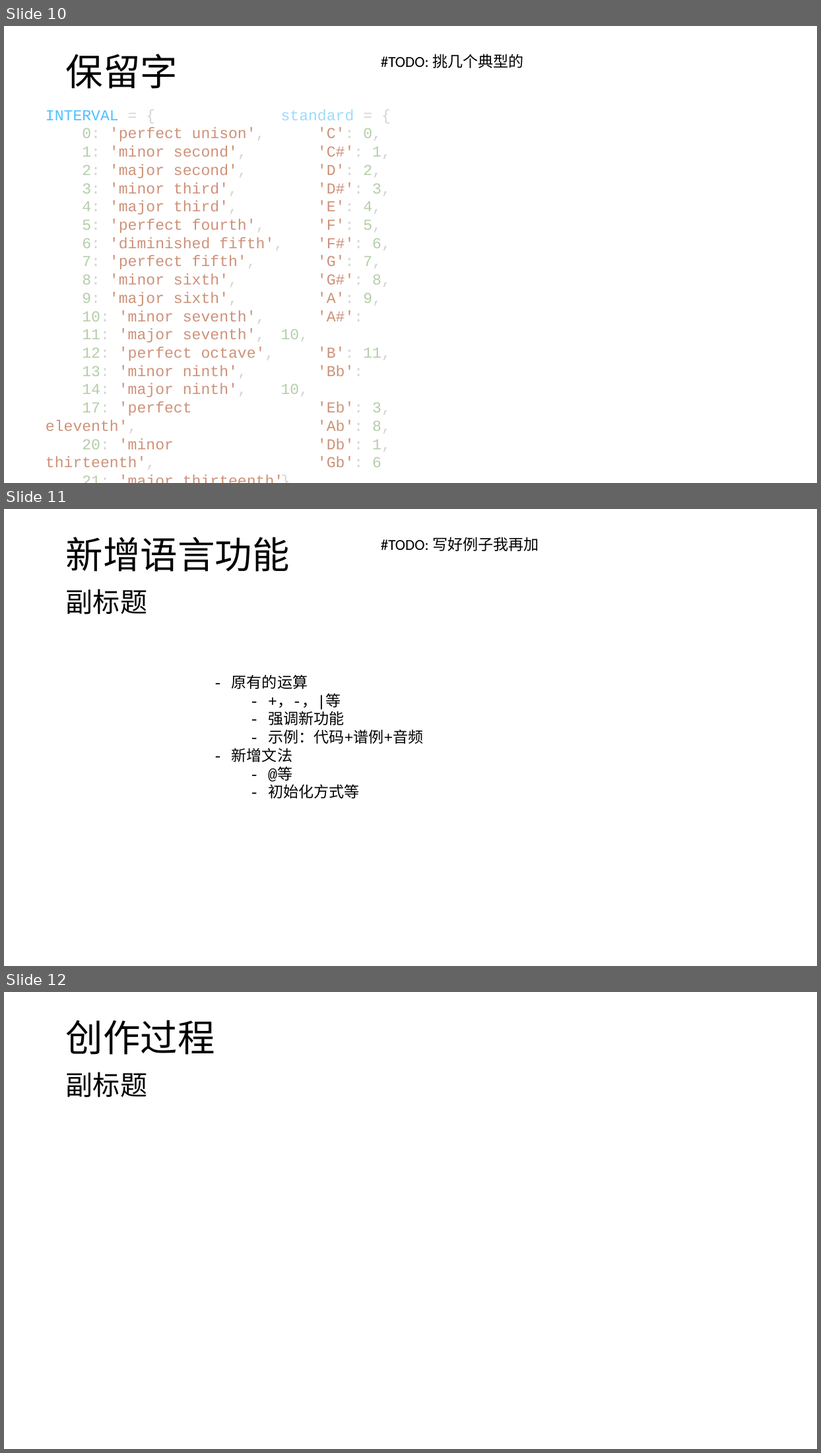
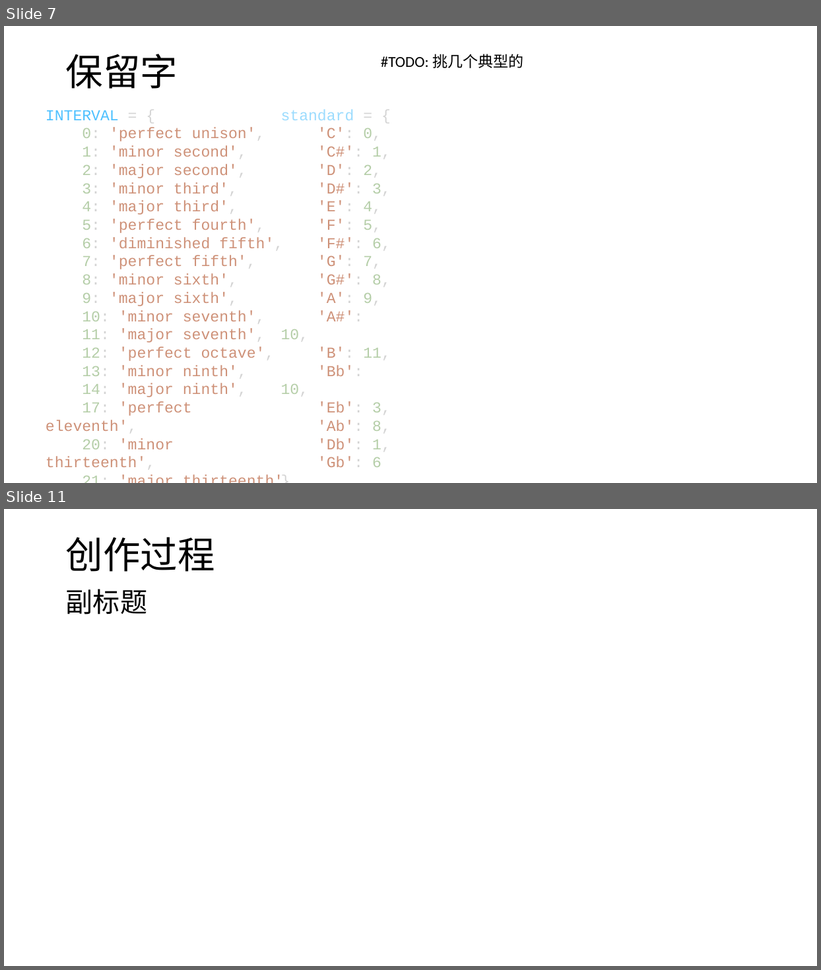
Before and after one commit to hyc2026/musicode, a slide deck: musicode展示.pptx. Shown one above the other, each under a label of ours: slides 10, 11 and 12 before the commit, slides 7 and 11 after it; the slides between them are not shown. The pictures are 821x1453 and 821x970 pixels, drawn with LibreOffice and Linux fonts; fonts in the diff are those of the drawing. Boxes give left, top, right and bottom in pixels: in the first picture for what was removed or moved away, otherwise in the second. Text is boxed around its words. In the diff, an @@ line names an element or a change of style, - is before the commit and + after.

```diff
--- a/musicode展示.pptx
+++ b/musicode展示.pptx
@@ slide 11 removed at bbox=[4, 509, 817, 966], background #FFFFFF @@
@@ text removed at bbox=[66, 537, 290, 572] @@
-新增语言功能
@@ text removed at bbox=[381, 537, 539, 551] @@
-#TODO: 写好例子我再加
@@ text removed at bbox=[66, 589, 147, 615] @@
-副标题
@@ text removed at bbox=[232, 675, 424, 799] @@
-- 原有的运算
-- +，-，|等
-- 强调新功能
-- 示例：代码+谱例+音频
-- 新增文法
-- @等
-- 初始化方式等
@@ what was slide 10 is now slide 7 @@
@@ what was slide 12 is now slide 11 @@
```
Also in this commit, not shown: 1 slide changed, 4 slides added, 4 other slides removed.
